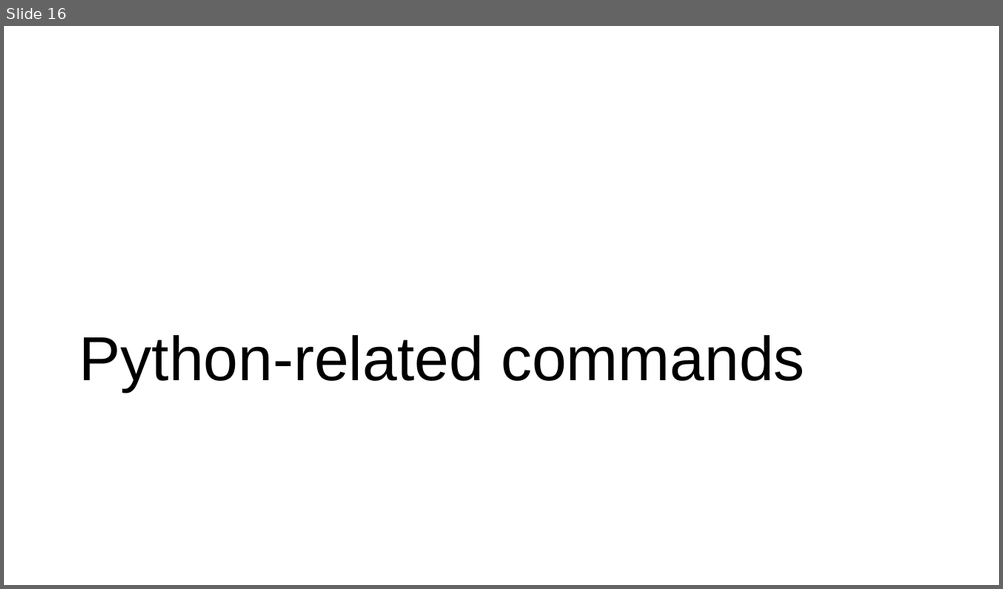
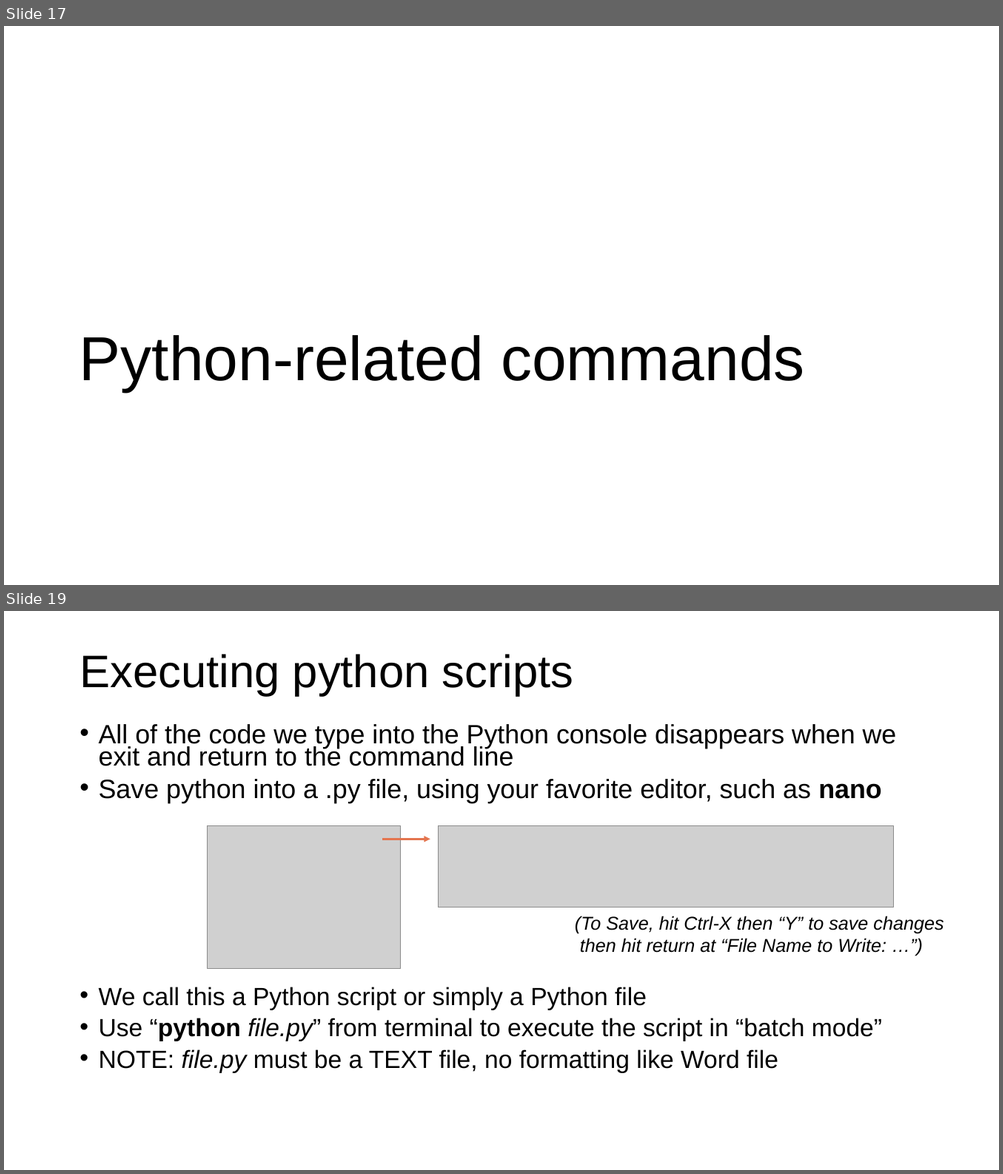
Before and after one commit to parrt/msds501, a slide deck: slides/terminal.pptx. Shown one above the other, each under a label of ours: slide 16 before the commit, slides 17 and 19 after it; the slides between them are not shown. The pictures are 1003x589 and 1003x1174 pixels, drawn with LibreOffice and Linux fonts; fonts in the diff are those of the drawing; grey boxes stand for pictures; background and template pictures are left out. Boxes give left, top, right and bottom in pixels: in the first picture for what was removed or moved away, otherwise in the second. Text is boxed around its words. In the diff, an @@ line names an element or a change of style, - is before the commit and + after.

```diff
--- a/slides/terminal.pptx
+++ b/slides/terminal.pptx
@@ slide 19 added at (4, 611, 999, 1170), background #FFFFFF @@
@@ title added at (79, 654, 574, 696), 44 pt, text #000000 @@
+Executing python scripts
@@ text added at (99, 724, 896, 1073), 24 pt, text #000000 @@
+• All of the code we type into the Python console disappears when we exit and return to the command line
+• Save python into a .py file, using your favorite editor, such as nano
+• We call this a Python script or simply a Python file
+• Use “python file.py” from terminal to execute the script in “batch mode”
+• NOTE: file.py must be a TEXT file, no formatting like Word file
@@ picture added at (208, 826, 400, 969) @@
@@ picture added at (438, 826, 893, 908) @@
@@ arrow added from (382, 840) to (430, 840), #E4754F 2 pt @@
@@ text added at (575, 916, 943, 953), 18 pt, text #000000, italic @@
+(To Save, hit Ctrl-X then “Y” to save changes
+then hit return at “File Name to Write: …”)
@@ what was slide 16 is now slide 17 @@
```
Also in this commit, not shown: 13 slides changed, 1 other slide added, 1 slide removed.
